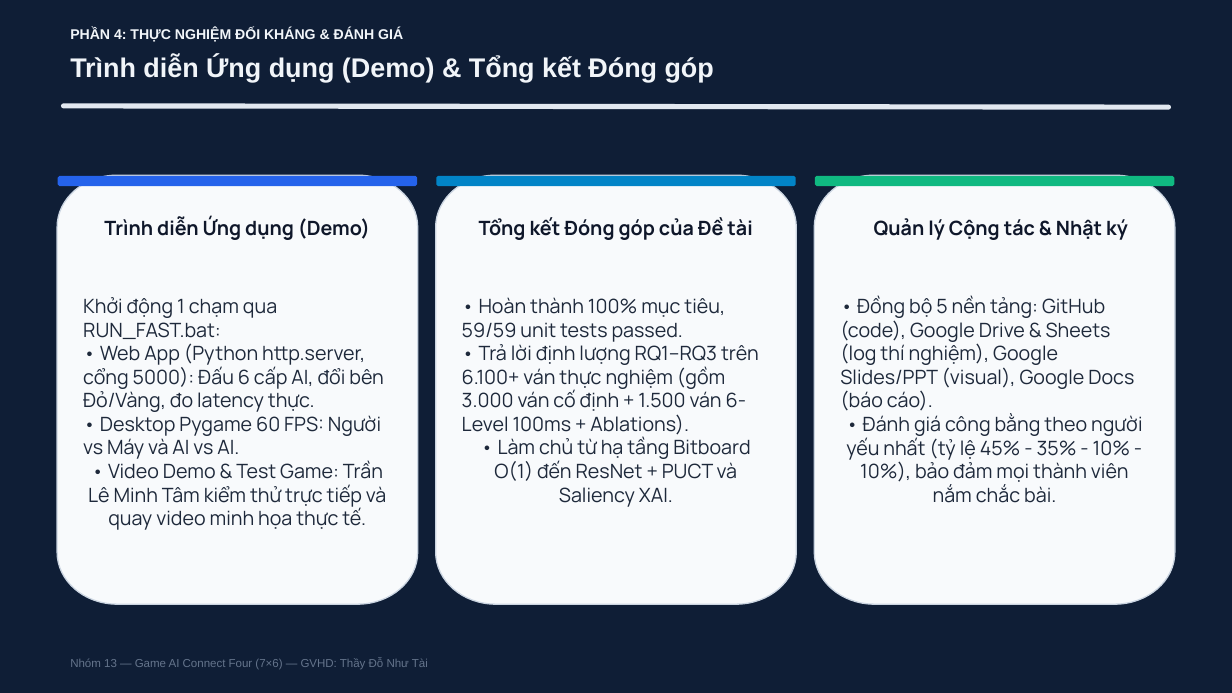
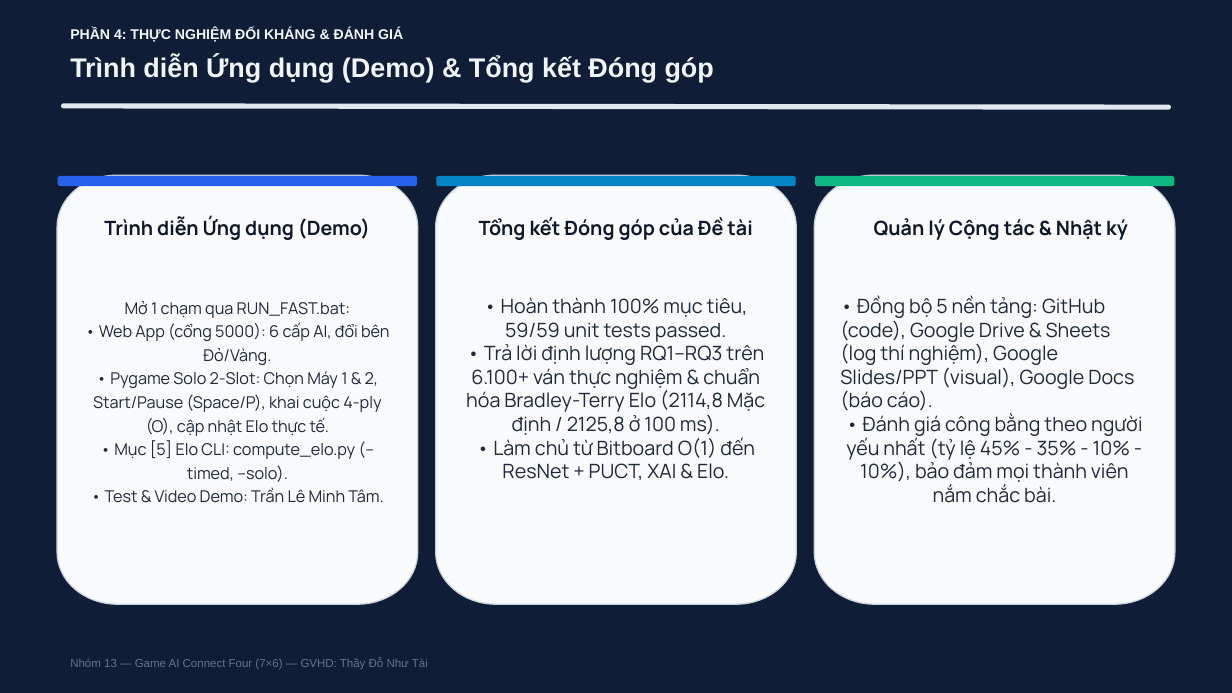
Before and after one commit to BMT0306/ConnectFour_7X6_AdvanceAi_ThayTai_Nhom13, a slide deck: slide 32 of docs/SLIDE_THUYET_TRINH_CONNECT_FOUR_NHOM13.pptx (slide 31 before the commit). Drawn at 1232x693 pixels with LibreOffice and Linux fonts; fonts in the diff are those of the drawing. Boxes give left, top, right and bottom in pixels: in the first picture for what was removed or moved away, otherwise in the second. Text is boxed around its words. In the diff, an @@ line names an element or a change of style, - is before the commit and + after.

Commit message:
docs(report, slide, log): integrate Bradley-Terry MLE Elo analysis, 37-slide PPTX, 53-page DOCX & 5-sheet Excel log

```diff
--- a/docs/SLIDE_THUYET_TRINH_CONNECT_FOUR_NHOM13.pptx
+++ b/docs/SLIDE_THUYET_TRINH_CONNECT_FOUR_NHOM13.pptx
@@ text at [466,297,765,480]: text changed @@
-• Hoàn thành 100% mục tiêu, 59/59 unit tests passed.
-• Trả lời định lượng RQ1–RQ3 trên 6.100+ ván thực nghiệm (gồm 3.000 ván cố định + 1.500 ván 6-Level 100ms + Ablations).
-• Làm chủ từ hạ tầng Bitboard O(1) đến ResNet + PUCT và Saliency XAI.
+• Hoàn thành 100% mục tiêu, 59/59 unit tests passed.
+• Trả lời định lượng RQ1–RQ3 trên 6.100+ ván thực nghiệm & chuẩn hóa Bradley-Terry Elo (2114,8 Mặc định / 2125,8 ở 100 ms).
+• Làm chủ từ Bitboard O(1) đến ResNet + PUCT, XAI & Elo.
@@ text at [93,301,389,503]: text changed; size 23 to 19 pt @@
-Khởi động 1 chạm qua RUN_FAST.bat:
-• Web App (Python http.server, cổng 5000): Đấu 6 cấp AI, đổi bên Đỏ/Vàng, đo latency thực.
-• Desktop Pygame 60 FPS: Người vs Máy và AI vs AI.
-• Video Demo & Test Game: Trần Lê Minh Tâm kiểm thử trực tiếp và quay video minh họa thực tế.
+Mở 1 chạm qua RUN_FAST.bat:
+• Web App (cổng 5000): 6 cấp AI, đổi bên Đỏ/Vàng.
+• Pygame Solo 2-Slot: Chọn Máy 1 & 2, Start/Pause (Space/P), khai cuộc 4-ply (O), cập nhật Elo thực tế.
+• Mục [5] Elo CLI: compute_elo.py (--timed, --solo).
+• Test & Video Demo: Trần Lê Minh Tâm.
```
Also in this commit, not shown: 3 other slides changed, 1 slide added, 11 other files.
